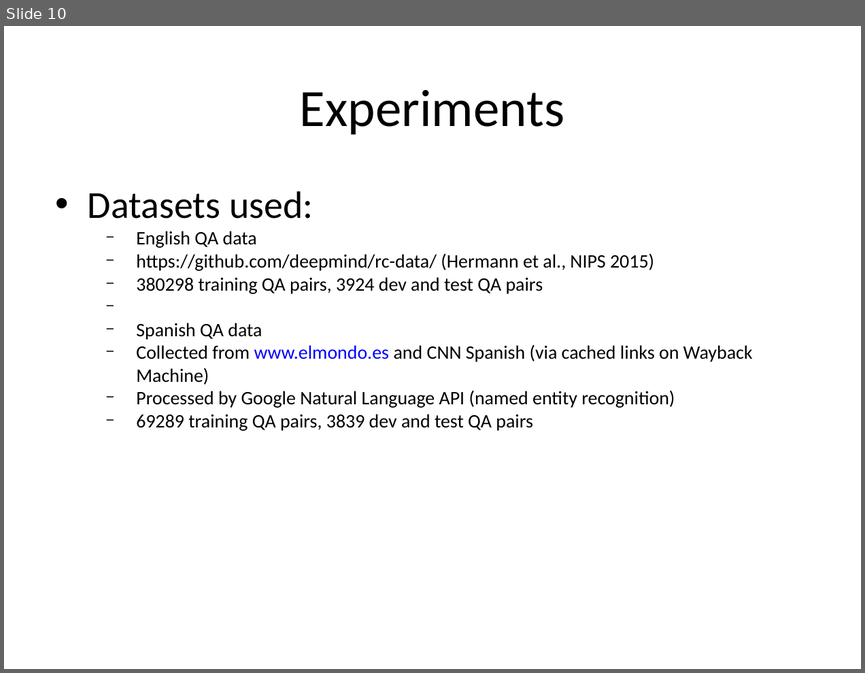
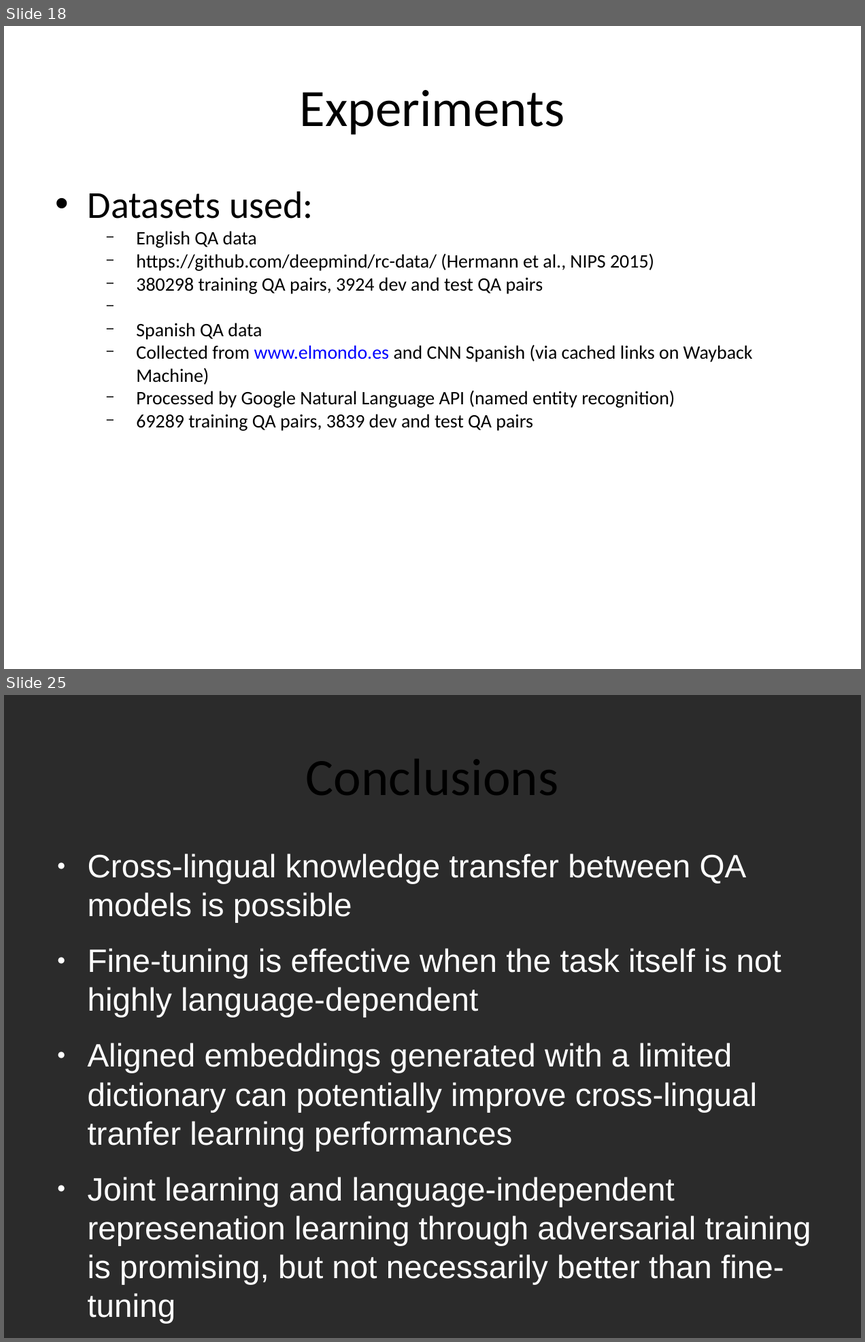
Before and after one commit to Mithrillion/BiQA, a slide deck: ideas/peter_final_seminar.odp. Shown one above the other, each under a label of ours: slide 10 before the commit, slides 18 and 25 after it; the slides between them are not shown. The pictures are 865x673 and 865x1342 pixels, drawn with LibreOffice and Linux fonts; fonts in the diff are those of the drawing; background and template pictures are left out; a plain dark background stands for a picture behind light text. Boxes give left, top, right and bottom in pixels: in the first picture for what was removed or moved away, otherwise in the second. Text is boxed around its words. In the diff, an @@ line names an element or a change of style, - is before the commit and + after.

```diff
--- a/ideas/peter_final_seminar.odp
+++ b/ideas/peter_final_seminar.odp
@@ slide 25 added at box(4, 695, 861, 1338), background picture (left out) @@
@@ text added at box(306, 759, 558, 795), 44 pt, text #000000 @@
+Conclusions
@@ text added at box(88, 853, 811, 1323), 27.2 pt, text #FFFFFF @@
+● Cross-lingual knowledge transfer between QA models is possible
+● Fine-tuning is effective when the task itself is not highly language-dependent
+● Aligned embeddings generated with a limited dictionary can potentially improve cross-lingual tranfer learning performances
+● Joint learning and language-independent represenation learning through adversarial training is promising, but not necessarily better than fine-tuning
@@ what was slide 10 is now slide 18 @@
```
Also in this commit, not shown: 7 slides changed, 13 other slides added, 3 slides removed, 22 other files.
